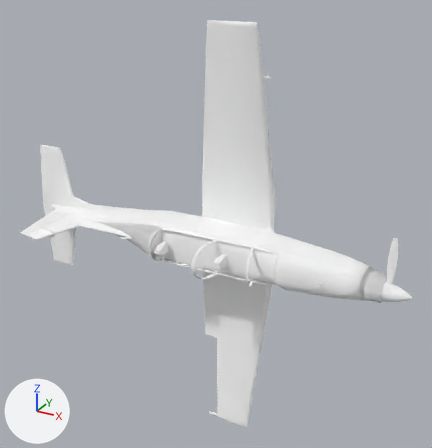
What one commit did to the glTF model public/models/ct156/performance/ct156-exterior.glb.
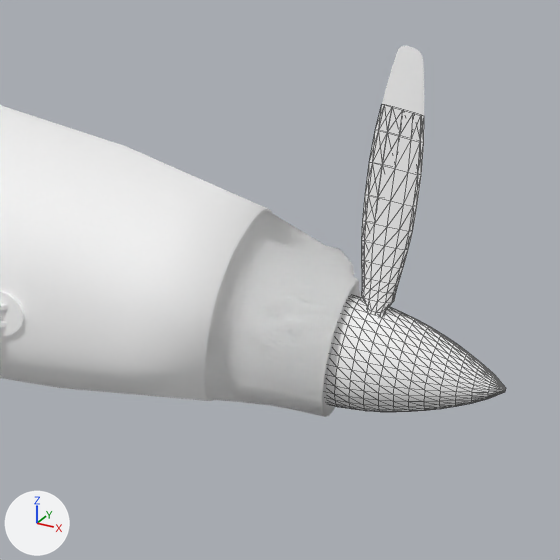
The first picture shows the older version from a 50 mm lens placed at (0.883, -1.564, 0.878), pointed at (0.001, 0.039, 0.077). The close-ups show the older and then the newer version on the part from 75% to 98% of the width and 51% to 73% of the height of that picture. Only the edits that show in the close-ups are written down. The lights are fixed; the arrows at lower left show +X, +Y and +Z. The close-ups show mesh edges as thin lines. Where no turn or scale is listed for an object, it has been applied to the vertices.

Script lines for the objects in view, before the commit:
```python
me_exterior_fuselage_068 = bpy.data.meshes.new('exterior:fuselage.068')
me_exterior_fuselage_068.from_pydata(...)  # 416 vertices, 768 faces; spans x 0.575..0.66, y -0.0289..0.0289, z -0.0289..0.0289
me_exterior_fuselage_068.materials.append(mat_spinner_0)  # white #ffffff
me_exterior_fuselage_082 = bpy.data.meshes.new('exterior:fuselage.082')
me_exterior_fuselage_082.from_pydata(...)  # 144 vertices, 274 faces; spans x 0.5792..0.6054, y -0.0046..0.0046, z 0.0216..0.1404
me_exterior_fuselage_082.materials.append(mat_blade_0)  # white #ffffff
me_exterior_fuselagecut_002 = bpy.data.meshes.new('exterior:fuselageCut.002')
me_exterior_fuselagecut_002.from_pydata(...)  # 4327 vertices, 8592 faces; spans x -0.745..0.578, y -0.102..0.134, z -0.07..0.07
me_exterior_fuselagecut_002.materials.append(mat_fuselagecut_0)  # white #ffffff
ob_blade_mesh = bpy.data.objects.new('blade-mesh', me_exterior_fuselage_082)
ob_blade_mesh.location = (0.0, 0.0, 0.0)
ob_fuselagecut_mesh = bpy.data.objects.new('fuselageCut-mesh', me_exterior_fuselagecut_002)
ob_fuselagecut_mesh.location = (0.0, 0.0, 0.0)
ob_spinner_mesh = bpy.data.objects.new('spinner-mesh', me_exterior_fuselage_068)
ob_spinner_mesh.location = (0.0, 0.0, 0.0)
# also in view: 'antenna-mesh.002' at (-0.13, -0.046, 0.006); 'bladeTip-mesh' at (0.592, 0.0, 0.158)
```
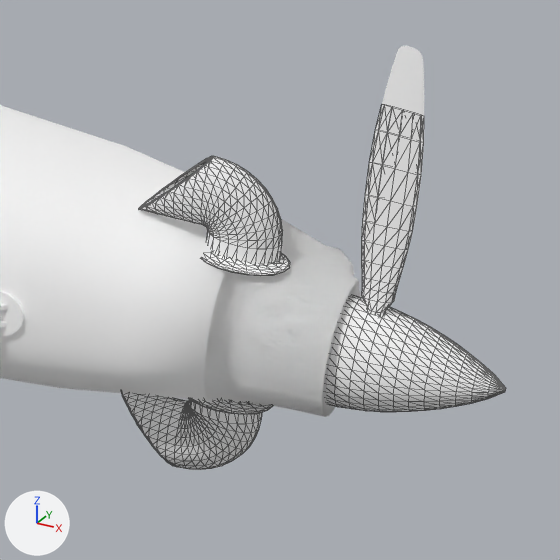
Where the change shows, as pixel boxes (x1, y1, x2, y2) in the close-ups (560 x 560 px):
'stubs-mesh.001', added: after (122, 156, 283, 470)
'stubs-mesh', added (mostly hidden): after (146, 161, 290, 414)

What changed in the scene script:
```text
Add mat_stubs_0:
    mat_stubs_0 = principled_material('stubs|0')
    mat_stubs_0.base_color = (1.0, 1.0, 1.0)  # white #ffffff
    mat_stubs_0.metallic = 1.0
    mat_stubs_0.roughness = 1.0
Add mat_stubs_1:
    mat_stubs_1 = principled_material('stubs|1')
    mat_stubs_1.base_color = (1.0, 1.0, 1.0)  # white #ffffff
    mat_stubs_1.metallic = 1.0
    mat_stubs_1.roughness = 1.0
Add me_exterior_fuselage_115:
    me_exterior_fuselage_115.from_pydata(...)  # 992 vertices, 1888 faces; spans x 0.466..0.541, y -0.013..0.013, z -0.092..0.092
    me_exterior_fuselage_115.materials.append(mat_stubs_0)  # white #ffffff
Add me_exterior_fuselage_114:
    me_exterior_fuselage_114.from_pydata(...)  # 1134 vertices, 2128 faces; spans x 0.469..0.547, y -0.02..0.016, z -0.089..0.089
    me_exterior_fuselage_114.materials.append(mat_stubs_1)  # white #ffffff
Add ob_stubs_mesh_001:
    ob_stubs_mesh_001 = bpy.data.objects.new('stubs-mesh.001', me_exterior_fuselage_115)
    ob_stubs_mesh_001.location = (0.0, 0.0, 0.0)
Add ob_stubs_mesh:
    ob_stubs_mesh = bpy.data.objects.new('stubs-mesh', me_exterior_fuselage_114)
    ob_stubs_mesh.location = (0.0, 0.0, 0.0)
```
